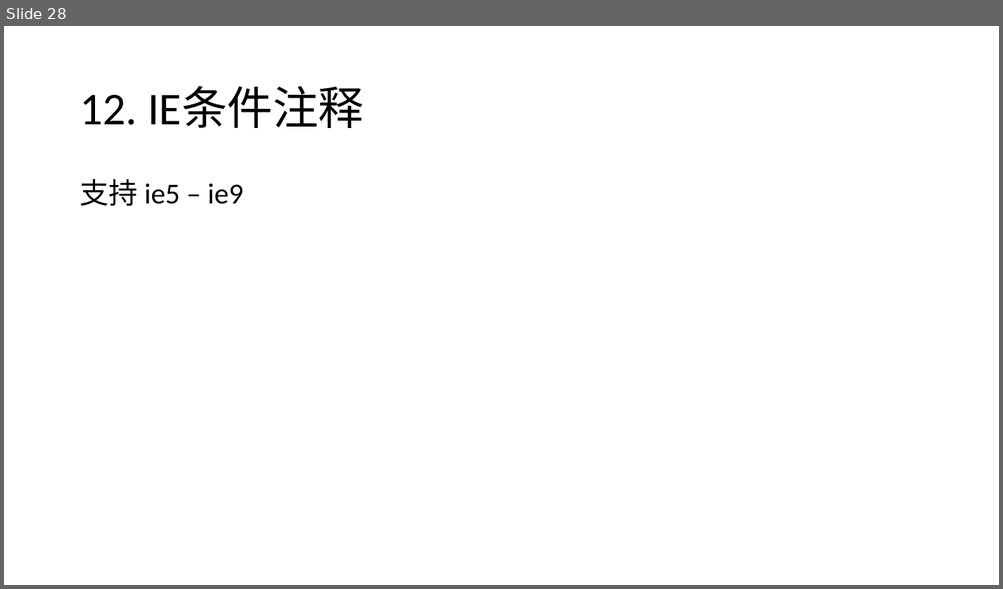
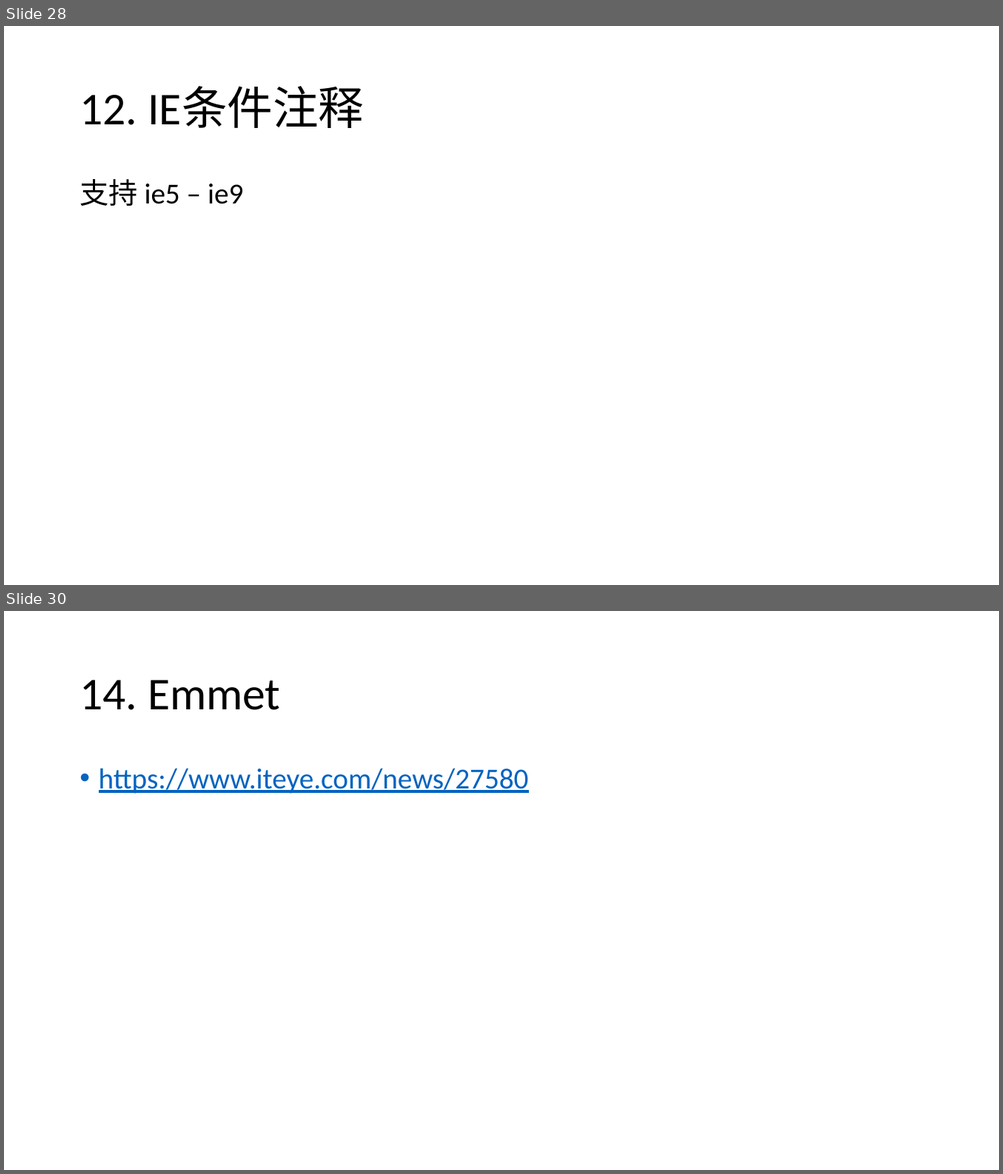
Before and after one commit to toomanymind/tutorial, a slide deck: HTML/HTML.pptx. Shown one above the other, each under a label of ours: slide 28 before the commit, slides 28 and 30 after it; the slides between them are not shown. The pictures are 1003x589 and 1003x1174 pixels, drawn with LibreOffice and Linux fonts; fonts in the diff are those of the drawing. Boxes give left, top, right and bottom in pixels: in the first picture for what was removed or moved away, otherwise in the second. Text is boxed around its words. In the diff, an @@ line names an element or a change of style, - is before the commit and + after.

```diff
--- a/HTML/HTML.pptx
+++ b/HTML/HTML.pptx
@@ slide 30 added at box(4, 611, 999, 1170), background #FFFFFF @@
@@ title added at box(79, 680, 280, 710), 44 pt, text #000000 @@
+14. Emmet
@@ text added at box(99, 768, 529, 794), 28 pt, text #0563C1, underline @@
+• https://www.iteye.com/news/27580
```
Also in this commit, not shown: 4 slides changed.
